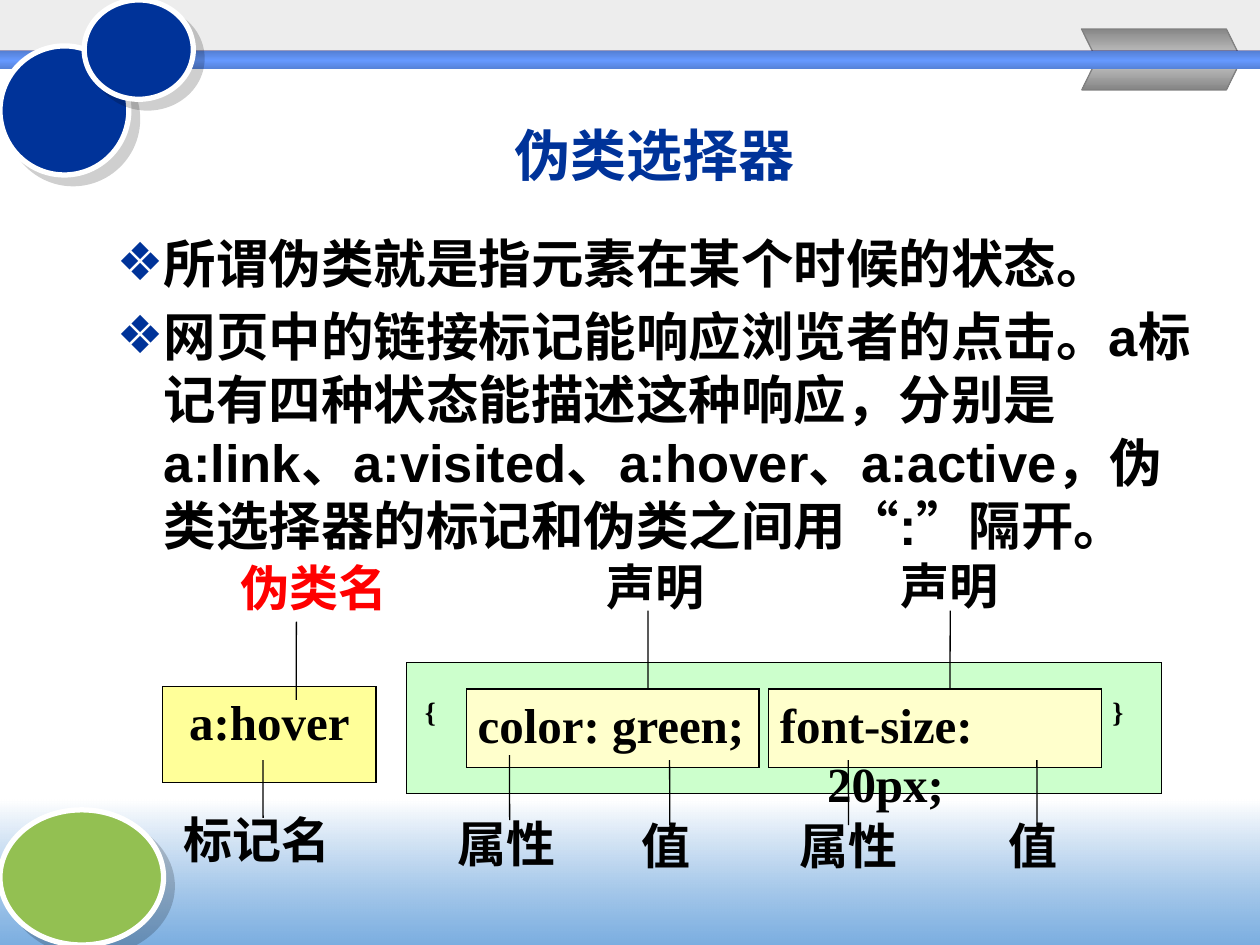
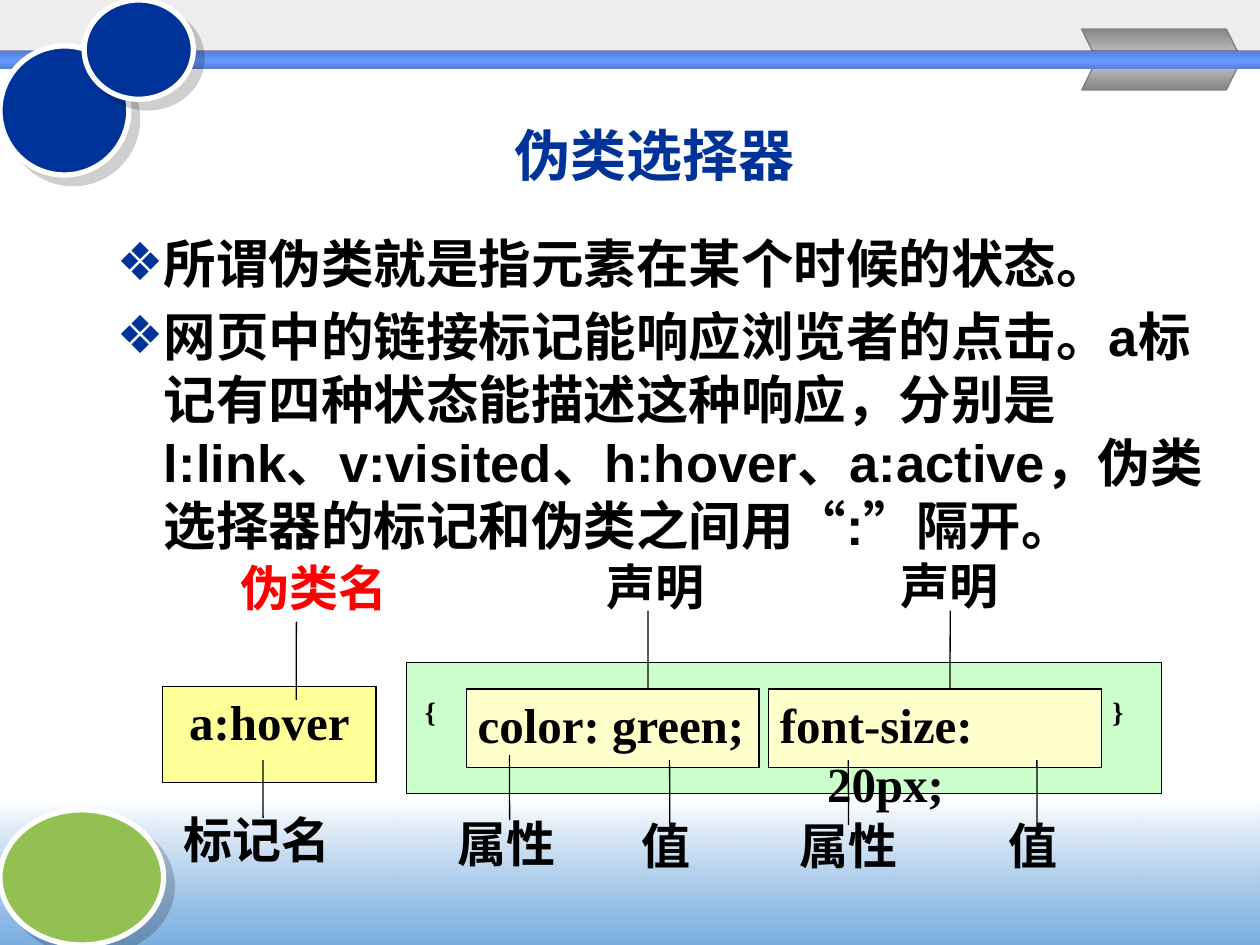
Before and after one commit to Chencao0928/Web-, a slide deck: slide 68 of chapter2/2HTML与CSS.pptx (slide 74 before the commit). Drawn at 1260x945 pixels with LibreOffice and Linux fonts; fonts in the diff are those of the drawing; background and template pictures are left out. Boxes give left, top, right and bottom in pixels: in the first picture for what was removed or moved away, otherwise in the second. Text is boxed around its words. In the diff, an @@ line names an element or a change of style, - is before the commit and + after.

```diff
--- a/chapter2/2HTML与CSS.pptx
+++ b/chapter2/2HTML与CSS.pptx
@@ text at box(164, 311, 1203, 550): text changed @@
-❖ 网页中的链接标记能响应浏览者的点击。a标记有四种状态能描述这种响应，分别是a:link、a:visited、a:hover、a:active，伪类选择器的标记和伪类之间用“:”隔开。
+❖ 网页中的链接标记能响应浏览者的点击。a标记有四种状态能描述这种响应，分别是l:link、v:visited、h:hover、a:active，伪类选择器的标记和伪类之间用“:”隔开。
```
Also in this commit, not shown: 36 other slides changed, 7 slides removed, 4 other files.
